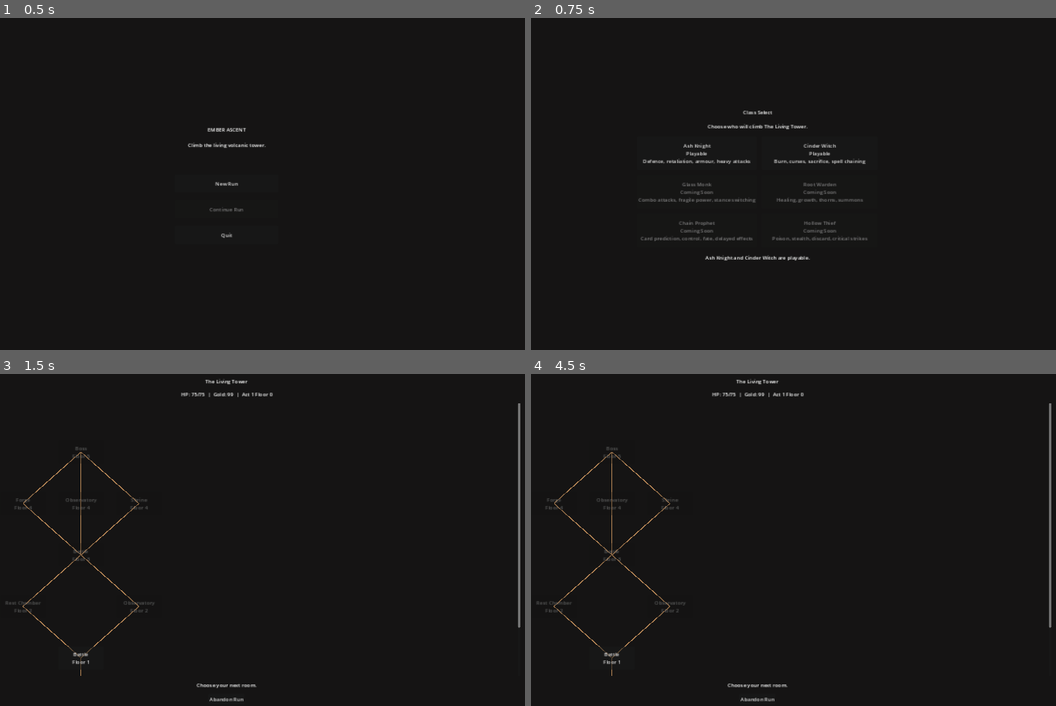
Above: before the commit, frames 1-4 (two rows, left to right).
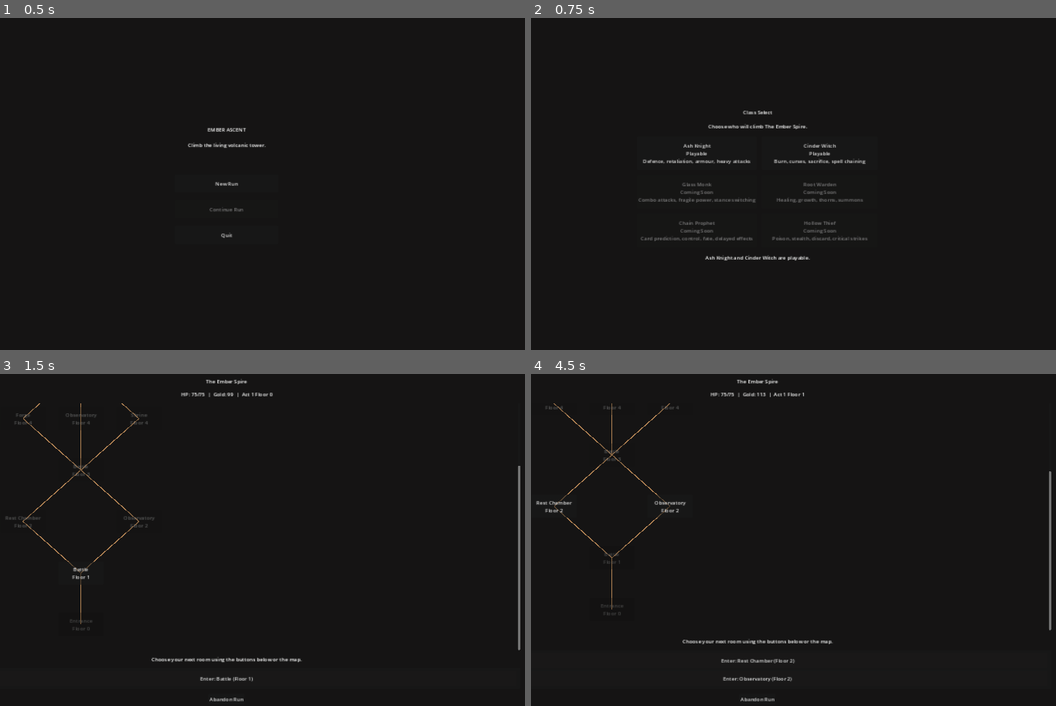
Above: after the commit, the same moments.

Repository: alexkemp8825-create/EMBER-ASCENT
Game: Godot game, scene res://scenes/main/Main.tscn
Same seed, same stepped clock (60 frames per second), same inputs: the game is played once before the commit and once after it.
Inputs (mouse positions are in pixels of both pictures, inside the frame that each line leads up to):
- Up to frame 1 (0.5 s): no input
- Up to frame 2 (0.75 s): click "New Run" at 0.5 s
- Up to frame 3 (1.5 s): click "Ash Knight Playable Defence, …" at 1.25 s
- Up to frame 4 (4.5 s): click (756, 679) at 2 s, where only the run after the commit has a clickable "Enter: Battle (Floor 1)"; click (741, 566) at 2.75 s, where only the run after the commit has a clickable "Skip Card"; click (741, 566) at 3.5 s, where only the run after the commit has a clickable "Skip Card"; click (772, 566) at 4.25 s, where only the run after the commit has a clickable "Continue"

Frame 1 is identical in both runs. In frame 2, 0.1% of the frame differs, in the area x 33-53%, y 31-34%; in frame 3, 1.8%; in frame 4, 2.0%, in the area x 1-100%, y 1-95%.
Error in both runs: Trying to assign an array of type "Array" to a variable of type "Array[Dictionary]". (res://scripts/events/EventData.gd:14)

Commit message:
fix: make Ember Spire map interactive with room choice buttons
- Add clickable room buttons below the map so progression always works
- Auto-scroll the map to the next available room
- Rename map title to The Ember Spire for consistency
- Improve status text to guide players past the old placeholder screen

Co-authored-by: alexkemp8825-create <alexkemp8825-create@users.noreply.github.com>

Diff:
--- a/scenes/map/MapScreen.tscn
+++ b/scenes/map/MapScreen.tscn
@@ -25,7 +25,7 @@
 
 [node name="Title" type="Label" parent="MarginContainer/Content"]
 layout_mode = 2
-text = "The Living Tower"
+text = "The Ember Spire"
 horizontal_alignment = 1
 
 [node name="StatsLabel" type="Label" parent="MarginContainer/Content"]
@@ -35,6 +35,7 @@
 horizontal_alignment = 1
 
 [node name="TowerMapScroll" type="ScrollContainer" parent="MarginContainer/Content"]
+unique_name_in_owner = true
 layout_mode = 2
 size_flags_vertical = 3
 horizontal_scroll_mode = 0
@@ -49,8 +50,24 @@
 [node name="StatusLabel" type="Label" parent="MarginContainer/Content"]
 unique_name_in_owner = true
 layout_mode = 2
-text = "Choose your next room."
+text = "Choose your next room using the buttons below or the map."
 horizontal_alignment = 1
+
+[node name="AvailableRoomsPanel" type="PanelContainer" parent="MarginContainer/Content"]
+layout_mode = 2
+
+[node name="AvailableRoomsMargin" type="MarginContainer" parent="MarginContainer/Content/AvailableRoomsPanel"]
+layout_mode = 2
+theme_override_constants/margin_left = 12
+theme_override_constants/margin_top = 8
+theme_override_constants/margin_right = 12
+theme_override_constants/margin_bottom = 8
+
+[node name="AvailableRoomsContainer" type="VBoxContainer" parent="MarginContainer/Content/AvailableRoomsPanel/AvailableRoomsMargin"]
+unique_name_in_owner = true
+layout_mode = 2
+theme_override_constants/separation = 8
+alignment = 1
 
 [node name="AbandonRunButton" type="Button" parent="MarginContainer/Content"]
 unique_name_in_owner = true
--- a/scenes/ui/ClassSelect.tscn
+++ b/scenes/ui/ClassSelect.tscn
@@ -30,7 +30,7 @@
 
 [node name="Subtitle" type="Label" parent="MarginContainer/Content"]
 layout_mode = 2
-text = "Choose who will climb The Living Tower."
+text = "Choose who will climb The Ember Spire."
 horizontal_alignment = 1
 
 [node name="ClassGrid" type="GridContainer" parent="MarginContainer/Content"]
--- a/scripts/map/MapScreen.gd
+++ b/scripts/map/MapScreen.gd
@@ -6,7 +6,9 @@
 
 @onready var stats_label: Label = %StatsLabel
 @onready var status_label: Label = %StatusLabel
+@onready var tower_map_scroll: ScrollContainer = %TowerMapScroll
 @onready var tower_map_canvas: Control = %TowerMapCanvas
+@onready var available_rooms_container: VBoxContainer = %AvailableRoomsContainer
 @onready var victory_panel: PanelContainer = %VictoryPanel
 @onready var victory_message_label: Label = %VictoryMessageLabel
 @onready var new_run_button: Button = %NewRunButton
@@ -26,6 +28,7 @@
 
 
 func _refresh_map() -> void:
+	_clear_available_room_buttons()
 	var tower_state := RunState.get_tower_state()
 	var current_room := tower_state.get_room(tower_state.current_room_id)
 	stats_label.text = "HP: %d/%d  |  Gold: %d  |  Act %d Floor %d" % [
@@ -54,8 +57,10 @@
 	if available_rooms.is_empty():
 		status_label.text = "No paths remain from here."
 	else:
+		_populate_available_room_buttons(available_rooms)
 		if status_label.text == "" or not status_label.text.begins_with("Act "):
-			status_label.text = "Choose your next room."
+			status_label.text = "Choose your next room using the buttons below or the map."
+		call_deferred("_scroll_to_room", available_rooms[0])
 
 
 func _on_room_pressed(room: TowerRoomData) -> void:
@@ -153,3 +158,32 @@
 	SaveManager.delete_save()
 	RunState.reset_run()
 	SceneLoader.change_to_main_menu()
+
+
+func _clear_available_room_buttons() -> void:
+	for child in available_rooms_container.get_children():
+		child.queue_free()
+
+
+func _populate_available_room_buttons(available_rooms: Array) -> void:
+	for room in available_rooms:
+		if room is TowerRoomData:
+			var room_button := Button.new()
+			room_button.text = "Enter: %s (Floor %d)" % [room.display_name, room.floor]
+			room_button.custom_minimum_size = Vector2(480, 48)
+			room_button.pressed.connect(_on_room_pressed.bind(room))
+			available_rooms_container.add_child(room_button)
+
+
+func _scroll_to_room(room: TowerRoomData) -> void:
+	if room == null or tower_map_scroll == null or tower_map_canvas == null:
+		return
+
+	await get_tree().process_frame
+
+	var canvas_height: float = tower_map_canvas.size.y
+	var room_screen_y: float = canvas_height - 80.0 + room.position.y
+	var viewport_height: float = tower_map_scroll.size.y
+	var scroll_max: float = maxf(0.0, canvas_height - viewport_height)
+	var target_scroll: float = clampf(room_screen_y - (viewport_height * 0.45), 0.0, scroll_max)
+	tower_map_scroll.scroll_vertical = int(target_scroll)
--- a/scripts/map/TowerMapCanvas.gd
+++ b/scripts/map/TowerMapCanvas.gd
@@ -42,6 +42,7 @@
 		room_view.position = _room_screen_position(room) - (ROOM_NODE_SIZE * 0.5)
 		room_view.custom_minimum_size = ROOM_NODE_SIZE
 		room_view.size = ROOM_NODE_SIZE
+		room_view.mouse_filter = Control.MOUSE_FILTER_STOP
 		room_view.set_room(
 			room,
 			room.room_id == _tower_state.current_room_id,
--- a/scripts/ui/ClassSelect.gd
+++ b/scripts/ui/ClassSelect.gd
@@ -43,7 +43,7 @@
 		return
 
 	var class_definition := _class_database.get_class_definition(class_id)
-	status_label.text = "%s selected. Entering The Living Tower..." % class_definition.get("display_name", class_id)
+	status_label.text = "%s selected. Entering The Ember Spire..." % class_definition.get("display_name", class_id)
 	SceneLoader.change_to_map()
 
 
